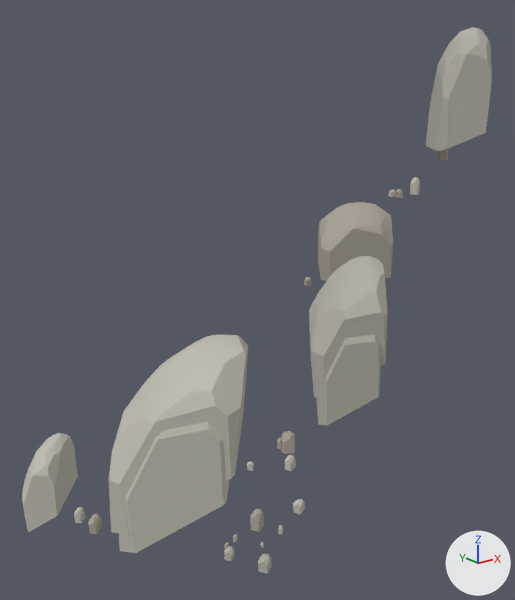
The glTF model shared/geometry/granite/bedrock_-2_4.glb as it was, and as the next commit left it.
Rendered twice from a camera (50 mm lens) standing at (-981.0, 1747.0, 1158.0) and looking at (-633.0, 2181.0, 984.0). Lighting does not change. The marker at lower right points along +X, +Y and +Z. The older version comes first. Vertices at exactly the same position are counted once.

The older version as bpy lines, for what is in view:
```python
me_granite_bedrock = bpy.data.meshes.new('granite_bedrock')
me_granite_bedrock.from_pydata(...)  # 1318 vertices, 2524 faces; spans x -800.0..-493.0, y 2024.0..2356.0, z 767.0..1191.0
# faces by material slot: [460, 156, 468, 548, 480, 412]
me_granite_bedrock.materials.append(mat_stone_feldspar)  # grey #b3b1a5
me_granite_bedrock.materials.append(mat_stone_warm)  # grey #a9a295
me_granite_bedrock.materials.append(mat_stone_fresh)  # light grey #c0beb1
me_granite_bedrock.materials.append(mat_stone_feldspar_talus)  # grey #b3b1a5
me_granite_bedrock.materials.append(mat_stone_warm_talus)  # grey #a9a295
me_granite_bedrock.materials.append(mat_stone_fresh_talus)  # light grey #c0beb1
ob_granite_bedrock = bpy.data.objects.new('granite_bedrock', me_granite_bedrock)
ob_granite_bedrock.location = (0.0, 0.0, 0.0)
```
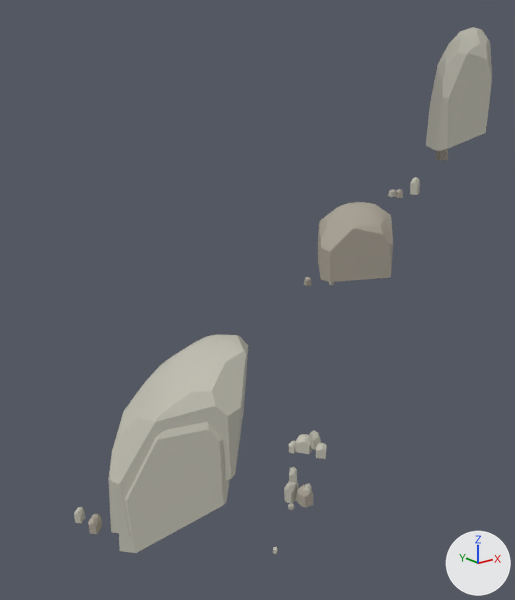
The change in detail:
me_granite_bedrock is used by ob_granite_bedrock; location (0.0, 0.0, 0.0).
me_granite_bedrock had 1318 vertices, 2524 faces and spanned x -800.0..-493.0, y 2024.0..2356.0, z 767.0..1191.0.
me_granite_bedrock now has 1014 vertices, 1936 faces and spans x -785.0..-493.0, y 2044.0..2261.0, z 805.0..1191.0.
me_granite_bedrock part 1: the loose piece of 36 vertices spanning x -700.0..-691.0, y 2065.0..2072.0, z 904.0..914.0 is turned 19.9 degrees about the z axis through its middle and scaled by 0.836, then moved by (-1.0, -19.0, -12.0), in mat_stone_feldspar_talus (grey #b3b1a5).
me_granite_bedrock part 2: the loose piece of 36 vertices spanning x -725.0..-722.0, y 2061.0..2065.0, z 858.0..861.0 is turned -27.1 degrees about the z axis through its middle and scaled by 1.22, then moved by (3.0, -10.0, 0.0), in mat_stone_fresh_talus (light grey #c0beb1).
me_granite_bedrock part 3: a new loose piece of 38 vertices spanning x -706.0..-695.0, y 2056.0..2065.0, z 886.0..899.0, in mat_stone_feldspar_talus (grey #b3b1a5).
me_granite_bedrock part 4: a new loose piece of 38 vertices spanning x -703.0..-693.0, y 2045.0..2056.0, z 887.0..899.0, in mat_stone_warm_talus (grey #a9a295).
me_granite_bedrock part 5: a new loose piece of 36 vertices spanning x -701.0..-693.0, y 2058.0..2068.0, z 898.0..907.0, in mat_stone_feldspar_talus (grey #b3b1a5).
me_granite_bedrock part 6: a new loose piece of 36 vertices spanning x -688.0..-680.0, y 2051.0..2061.0, z 922.0..932.0, in mat_stone_feldspar_talus (grey #b3b1a5).
me_granite_bedrock part 7: a new loose piece of 36 vertices spanning x -690.0..-680.0, y 2044.0..2054.0, z 918.0..927.0, in mat_stone_fresh_talus (light grey #c0beb1).
me_granite_bedrock part 8: a new loose piece of 36 vertices spanning x -694.0..-681.0, y 2057.0..2070.0, z 917.0..928.0, in mat_stone_fresh_talus (light grey #c0beb1).
me_granite_bedrock part 9: 11 loose pieces with 524 vertices, spanning x -800.0..-603.0, y 2024.0..2356.0, z 767.0..1043.0, are deleted.
Part 10, on me_granite_bedrock:
71 vertices are removed from x -706.0..-685.0, y 2048.0..2082.0, z 882.0..927.0.
136 faces are deleted.
35 vertices are added at x -695.0..-688.0, y 2067.0..2073.0, z 915.0..922.0.
68 new faces join them, mat_stone_fresh_talus (light grey #c0beb1).
Other edits to the shape of me_granite_bedrock do not show in these pictures.

What differs and where, as boxes (x1, y1, x2, y2) in the pictures (515 x 600 px; the box of a moved part takes in the faces that stretch with it):
'granite_bedrock', reshaped (11% narrower)
    before: (22, 27, 492, 574)
    after: (74, 27, 492, 554)
part 1 of me_granite_bedrock, moved or reshaped
    before: (285, 455, 296, 471)
    after: (304, 484, 312, 493)
part 2 of me_granite_bedrock, moved or reshaped
    before: (260, 542, 264, 548)
    after: (273, 547, 278, 554)
part 3 of me_granite_bedrock, added
    after: (284, 482, 299, 503)
part 4 of me_granite_bedrock, added
    after: (296, 485, 313, 507)
part 5 of me_granite_bedrock, added
    after: (289, 467, 297, 483)
part 6 of me_granite_bedrock, added
    after: (309, 431, 321, 450)
part 7 of me_granite_bedrock, added
    after: (316, 443, 327, 459)
part 8 of me_granite_bedrock, added
    after: (296, 434, 312, 454)
part 9 of me_granite_bedrock, deleted
    before: (22, 256, 388, 574)
part 10 of me_granite_bedrock, cut back
    before: (281, 431, 305, 514)
    after: (289, 441, 296, 453)
